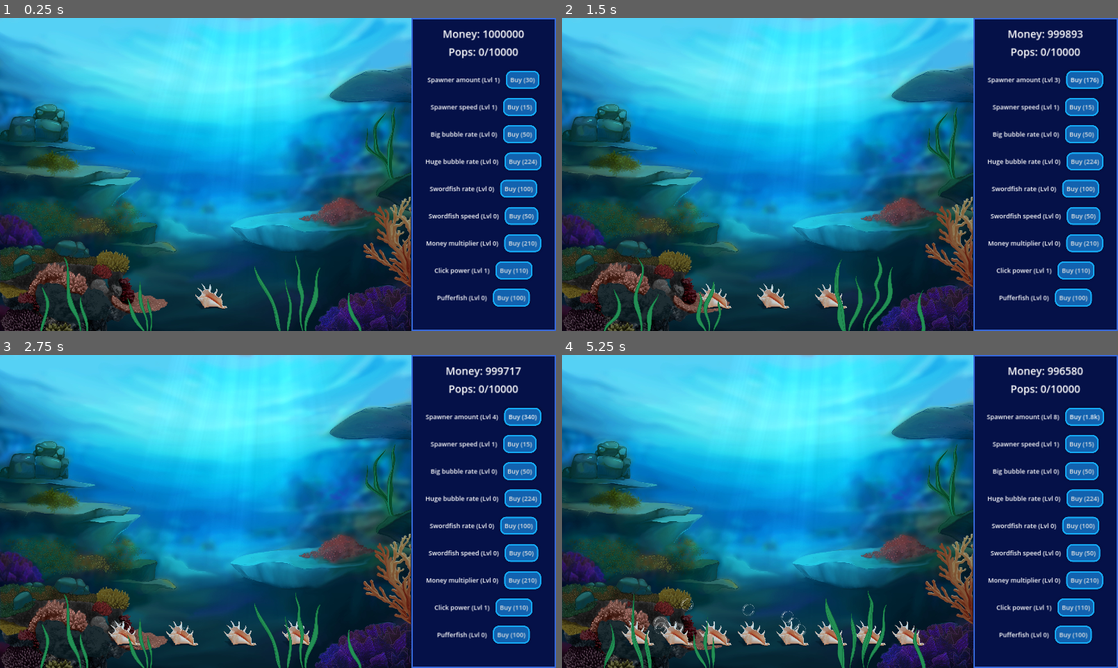
Above: before the commit, frames 1-4 (two rows, left to right).
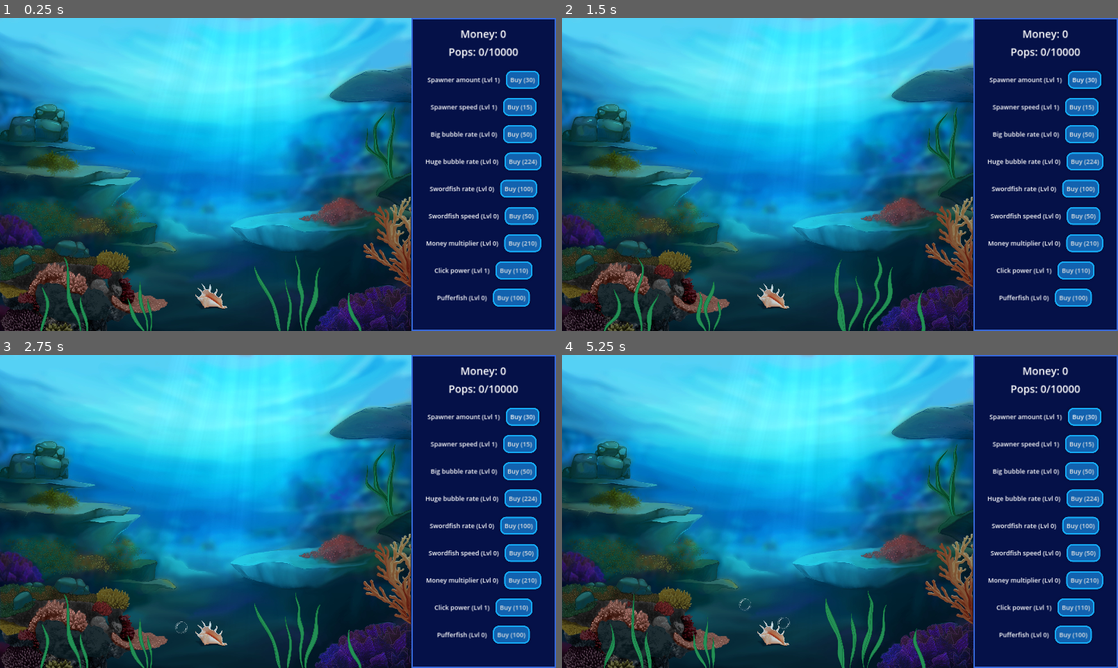
Above: after the commit, the same moments.

Repository: The-breakbar/Blub-Blub-Pop
Game: Godot game, scene res://scenes/main.tscn
Two runs of this game, one before a commit and one after it. Both use one fixed random seed, a clock stepped at 60 frames per second and the inputs below.
Inputs (mouse positions are in pixels of both pictures, inside the frame that each line leads up to):
- Up to frame 1 (0.25 s): no input
- Up to frame 2 (1.5 s): click "Buy (30)" at 0.5 s; click (1084, 80) at 1.25 s, where only the run before the commit has a clickable "Buy (77)"
- Up to frame 3 (2.75 s): click (522, 417) at 2 s, where only the run before the commit has a clickable "Buy (176)"
- Up to frame 4 (5.25 s): click (1084, 417) at 2.75 s, where only the run before the commit has a clickable "Buy (340)"; click (1084, 417) at 3.5 s, where only the run before the commit has a clickable "Buy (579)"; click (1084, 417) at 4.25 s, where only the run before the commit has a clickable "Buy (902)"; click (1084, 417) at 5 s, where only the run before the commit has a clickable "Buy (1.3k)"

The runs differ from the first frame. In frame 1, 0.3% of the frame differs, in the area x 79-95%, y 3-8%; in frame 2, 0.9%; in frame 3, 1.6%; in frame 4, 2.4%, in the area x 10-98%, y 3-94%.

Commit message:
Initial money to 0.

Diff:
--- a/scripts/global.gd
+++ b/scripts/global.gd
@@ -4,7 +4,7 @@
 signal bubble_popped(points: int)
 signal upgrade_bought()
 
-var money: float = 1000000.0
+var money: float = 0.0
 var pops: int = 0
 
 var big_bubble_rate: float = 0.0
